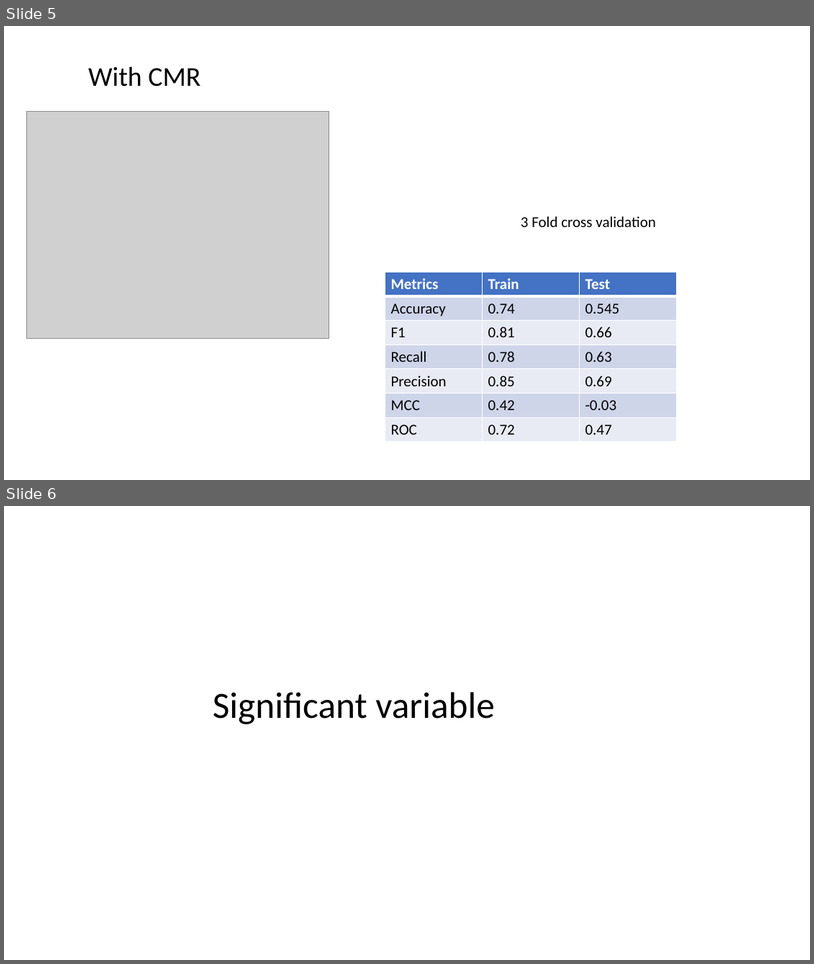
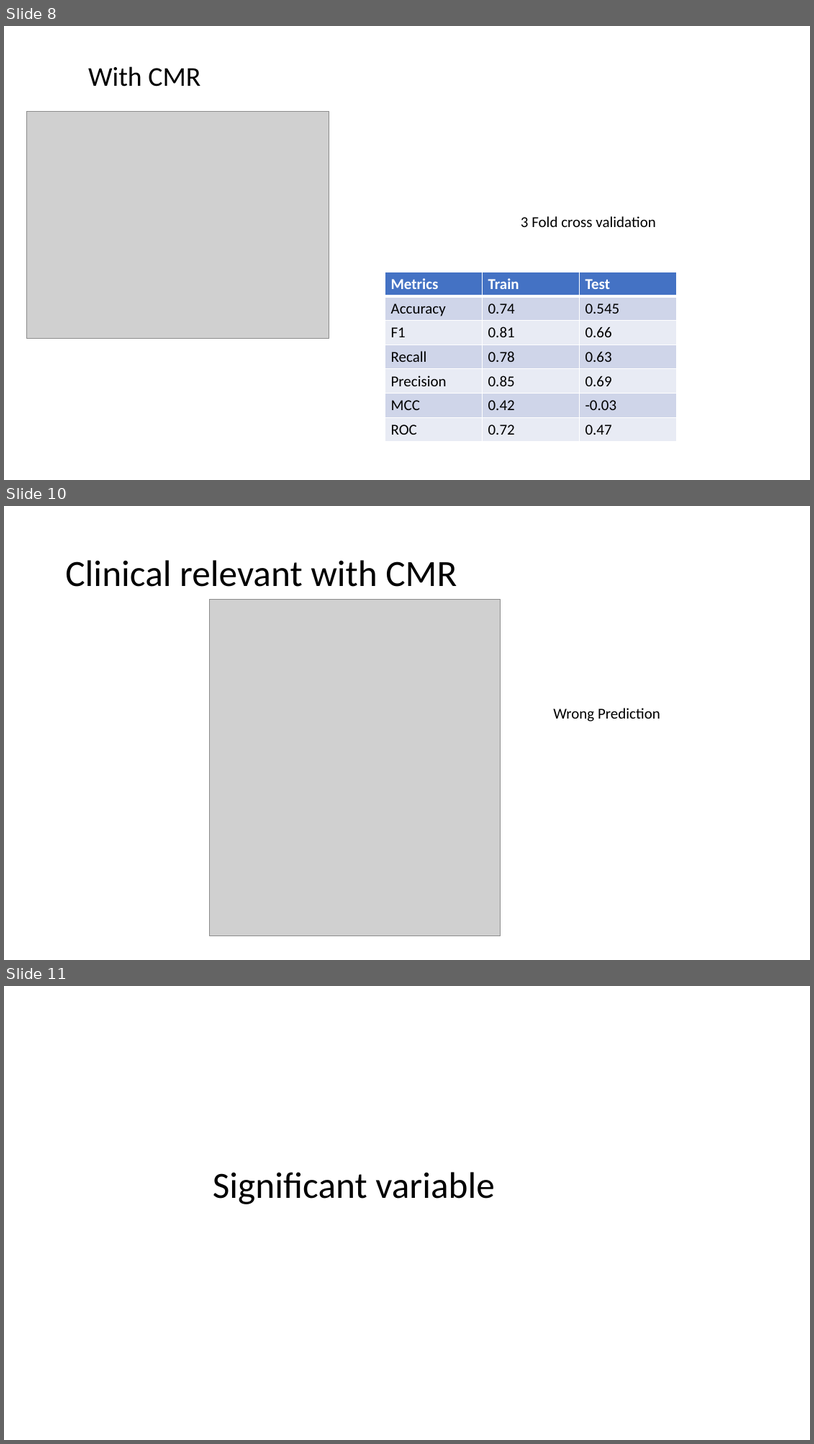
Before and after one commit to Crispae/CPR_data, a slide deck: NewCPRdata.pptx. Shown one above the other, each under a label of ours: slides 5 and 6 before the commit, slides 8, 10 and 11 after it; the slides between them are not shown. The pictures are 814x964 and 814x1444 pixels, drawn with LibreOffice and Linux fonts; fonts in the diff are those of the drawing; grey boxes stand for pictures. Boxes give left, top, right and bottom in pixels: in the first picture for what was removed or moved away, otherwise in the second. Text is boxed around its words. In the diff, an @@ line names an element or a change of style, - is before the commit and + after.

```diff
--- a/NewCPRdata.pptx
+++ b/NewCPRdata.pptx
@@ slide 10 added at bbox=[4, 506, 810, 960], background #FFFFFF @@
@@ title added at bbox=[65, 560, 457, 587], 44 pt, text #000000 @@
+Clinical relevant with CMR
@@ picture added at bbox=[209, 600, 501, 936] @@
@@ text added at bbox=[553, 708, 661, 721], 18 pt, text #000000 @@
+Wrong Prediction
@@ what was slide 5 is now slide 8 @@
@@ what was slide 6 is now slide 11 @@
```
Also in this commit, not shown: 1 slide changed, 10 other slides added.
